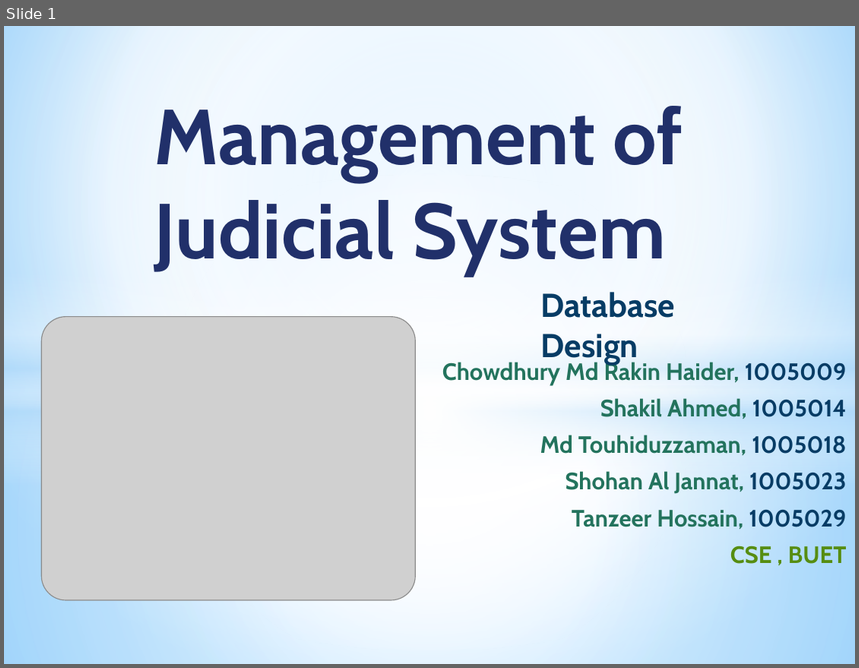
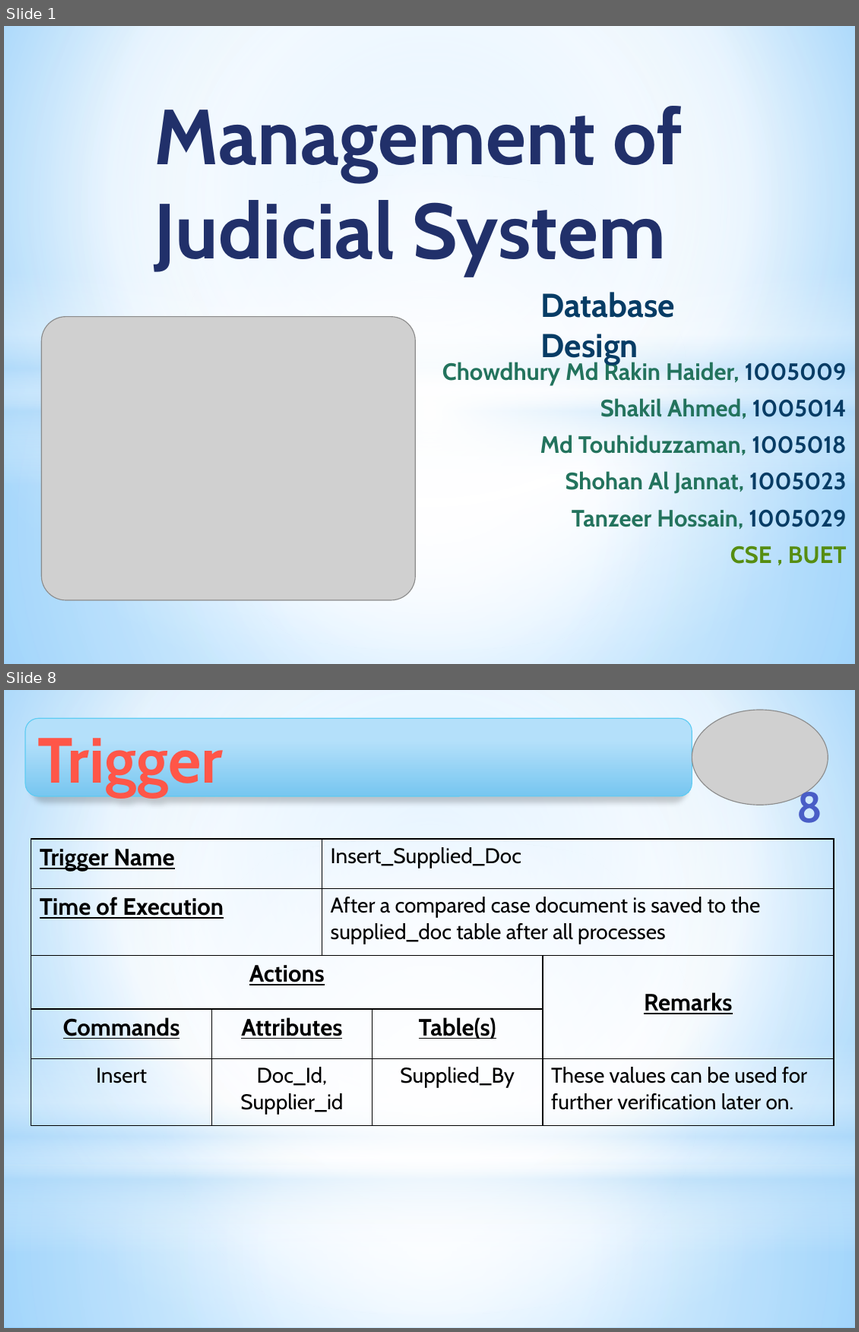
Before and after one commit to Touhid18/CSE308-Management_of_Judicial_System-1005009_1005014_1005018_1005023_1005029, a slide deck: ISD_Management_of_Judicial_System_DatabaseDesign.pptx. Shown one above the other, each under a label of ours: slide 1 before the commit, slides 1 and 8 after it; the slides between them are not shown. The pictures are 859x668 and 859x1332 pixels, drawn with LibreOffice and Linux fonts; fonts in the diff are those of the drawing; grey boxes stand for pictures. Boxes give left, top, right and bottom in pixels: in the first picture for what was removed or moved away, otherwise in the second. Text is boxed around its words. In the diff, an @@ line names an element or a change of style, - is before the commit and + after.

Commit message:
Database Design _ Trigger and procedure with the complete ERD is complete

```diff
--- a/ISD_Management_of_Judicial_System_DatabaseDesign.pptx
+++ b/ISD_Management_of_Judicial_System_DatabaseDesign.pptx
@@ slide 8 added at (4,690,855,1328), background gradient #9ED5FF to #FFFFFF to #5BB9FF @@
@@ rectangle added at (4,690,855,1165), fill gradient #FFFFFF to #B4DCFA @@
@@ picture added at (692,710,828,805) @@
@@ rounded rectangle added at (25,718,692,796), fill gradient #B1E2FD to #76C6F1, outline #5ECCF3 0.75 pt, 54 pt, text gradient #FF6155 to #FF5748 to #EF3718, bold @@
+Trigger
@@ page number added at (797,786,823,823), 36 pt, text gradient #717FD2 to #4A5EC6 to #324CB5 to #31479D to #30469A, bold @@
+8
@@ ellipse added at (4,839,855,1314), fill gradient #FFFFFF @@
@@ table added at (31,839,834,1144), 5 rows, 5 columns @@
+Trigger Name |  | Insert_Supplied_Doc |  | 
+Time of Execution |  | After a compared case document is saved to the supplied_doc table after all processes |  | 
+Actions |  |  |  | Remarks
+Commands | Attributes |  | Table(s) | 
+Insert | Doc_Id, Supplier_id |  | Supplied_By | These values can be used for further verification later on.
@@ rectangle added at (4,1040,855,1253), fill gradient #FFFFFF to #B4DCFA @@
@@ rectangle added at (4,1165,855,1328), fill gradient #FFFFFF to #B4DCFA @@
```
Also in this commit, not shown: 14 other slides added, 3 slides removed, 1 other file.
